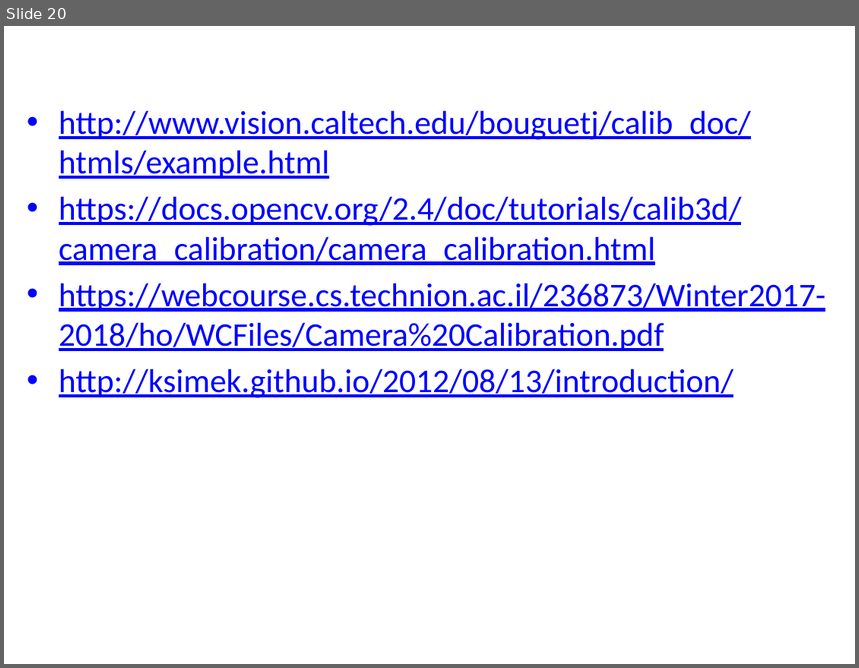
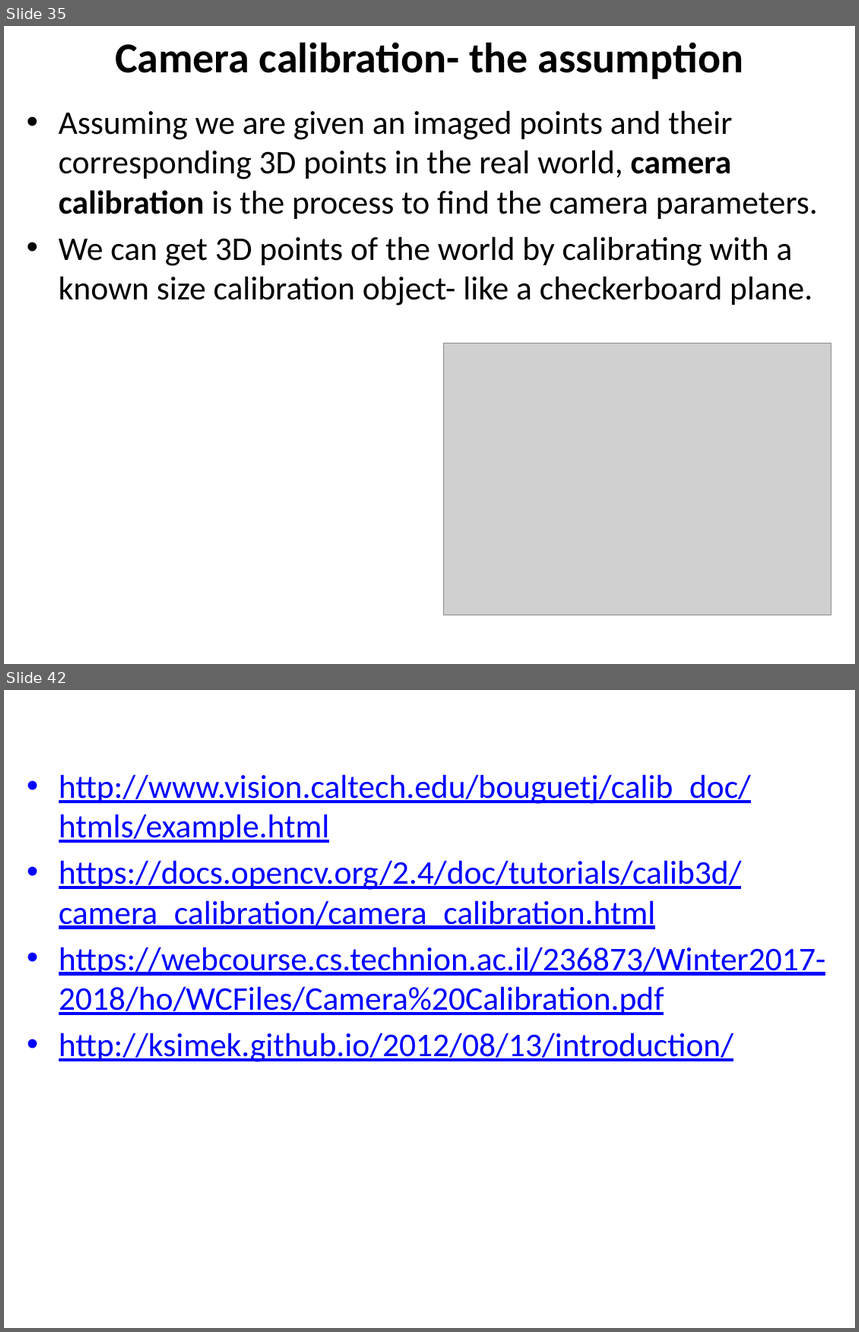
Before and after one commit to YoniChechik/AI_is_Math, a slide deck: c_07_camera_calibration/camera calibration.pptx. Shown one above the other, each under a label of ours: slide 20 before the commit, slides 35 and 42 after it; the slides between them are not shown. The pictures are 859x668 and 859x1332 pixels, drawn with LibreOffice and Linux fonts; fonts in the diff are those of the drawing; grey boxes stand for pictures. Boxes give left, top, right and bottom in pixels: in the first picture for what was removed or moved away, otherwise in the second. Text is boxed around its words. In the diff, an @@ line names an element or a change of style, - is before the commit and + after.

Commit message:
finished camera calib

```diff
--- a/c_07_camera_calibration/camera calibration.pptx
+++ b/c_07_camera_calibration/camera calibration.pptx
@@ slide 35 added at (4, 26, 855, 664), background #FFFFFF @@
@@ text added at (115, 42, 743, 79), 36 pt, text #000000, bold @@
+Camera calibration- the assumption
@@ text added at (59, 110, 818, 306), 28 pt, text #000000 @@
+• Assuming we are given an imaged points and their corresponding 3D points in the real world, camera calibration is the process to find the camera parameters.
+• We can get 3D points of the world by calibrating with a known size calibration object- like a checkerboard plane.
@@ picture added at (444, 344, 832, 615) @@
@@ what was slide 20 is now slide 42 @@
```
Also in this commit, not shown: 21 other slides added.
